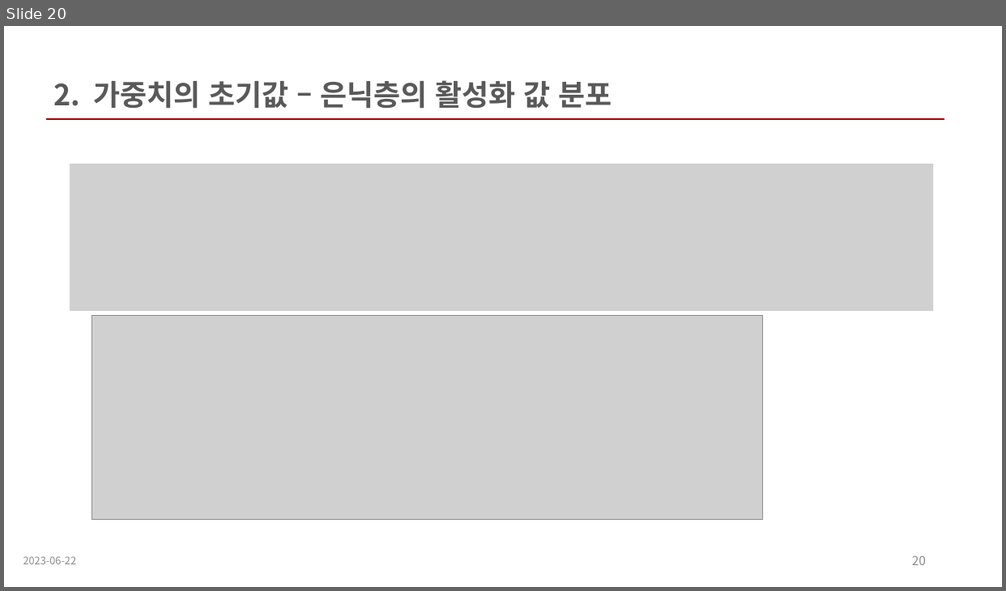
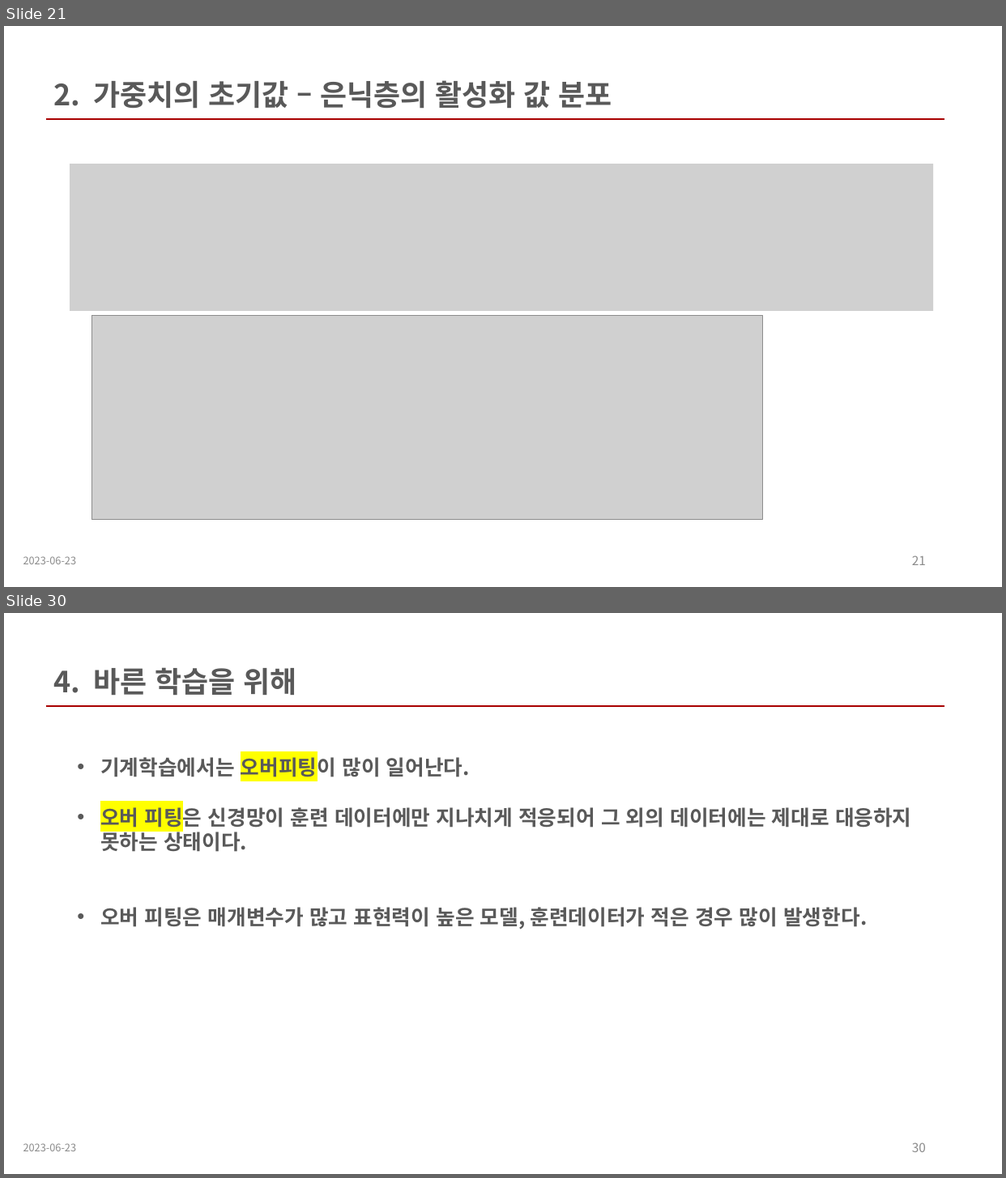
Before and after one commit to wkdnffla3/Dev_doc, a slide deck: deep_learning/DL_ppt/6_technique.pptx. Shown one above the other, each under a label of ours: slide 20 before the commit, slides 21 and 30 after it; the slides between them are not shown. The pictures are 1006x591 and 1006x1178 pixels, drawn with LibreOffice and Linux fonts; fonts in the diff are those of the drawing; grey boxes stand for pictures. Boxes give left, top, right and bottom in pixels: in the first picture for what was removed or moved away, otherwise in the second. Text is boxed around its words. In the diff, an @@ line names an element or a change of style, - is before the commit and + after.

```diff
--- a/deep_learning/DL_ppt/6_technique.pptx
+++ b/deep_learning/DL_ppt/6_technique.pptx
@@ slide 30 added at box(4, 613, 1002, 1174), background #FFFFFF @@
@@ text added at box(53, 667, 296, 695), 28 pt, text #595959, bold @@
+4. 바른 학습을 위해
@@ line added from (46, 707) to (945, 707), #A80000 2.25 pt @@
@@ text added at box(100, 754, 912, 930), 20 pt, text #595959, bold @@
+• 기계학습에서는 오버피팅이 많이 일어난다.
+• 오버 피팅은 신경망이 훈련 데이터에만 지나치게 적응되어 그 외의 데이터에는 제대로 대응하지 못하는 상태이다.
+• 오버 피팅은 매개변수가 많고 표현력이 높은 모델, 훈련데이터가 적은 경우 많이 발생한다.
@@ text added at box(23, 1144, 77, 1152), 10 pt, text #8C8C8C @@
+2023-06-23
@@ page number added at box(912, 1143, 926, 1152), 12 pt, text #8C8C8C @@
+30
@@ what was slide 20 is now slide 21 @@
@@ slide 21 changed as well @@
@@ text at box(23, 557, 77, 565): text changed @@
-2023-06-22
+2023-06-23
@@ page number at box(912, 556, 926, 565): text changed @@
-20
+21
```
Also in this commit, not shown: 20 other slides changed, 16 other slides added, 13 slides removed, 1 other file.
